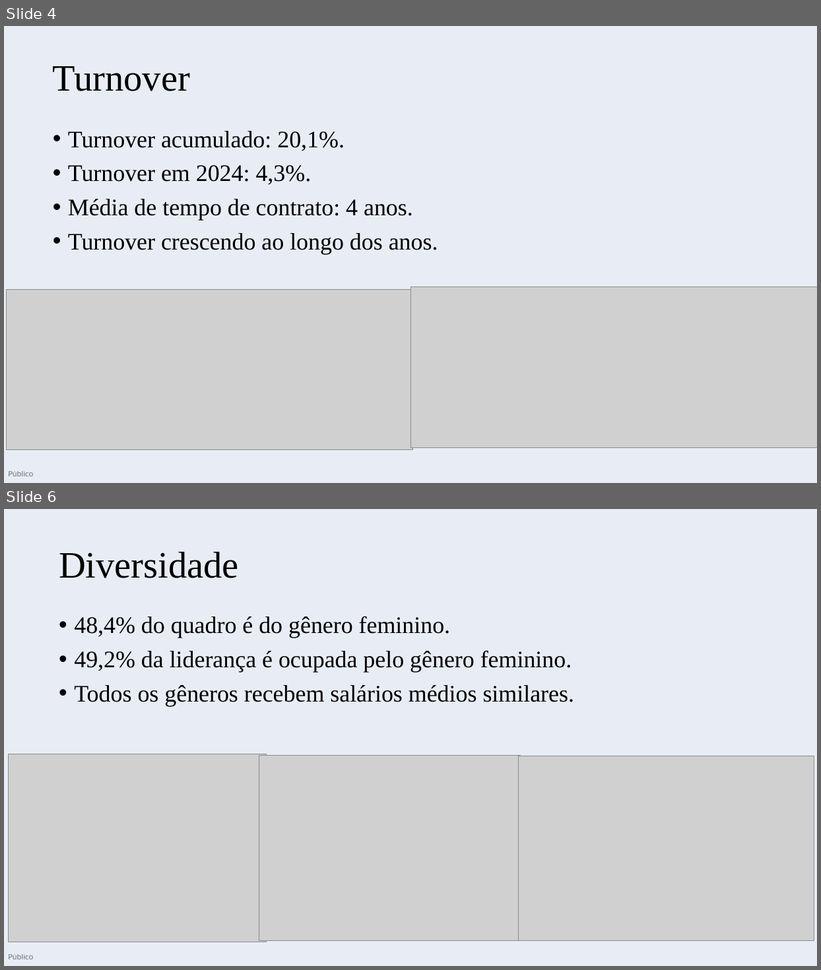
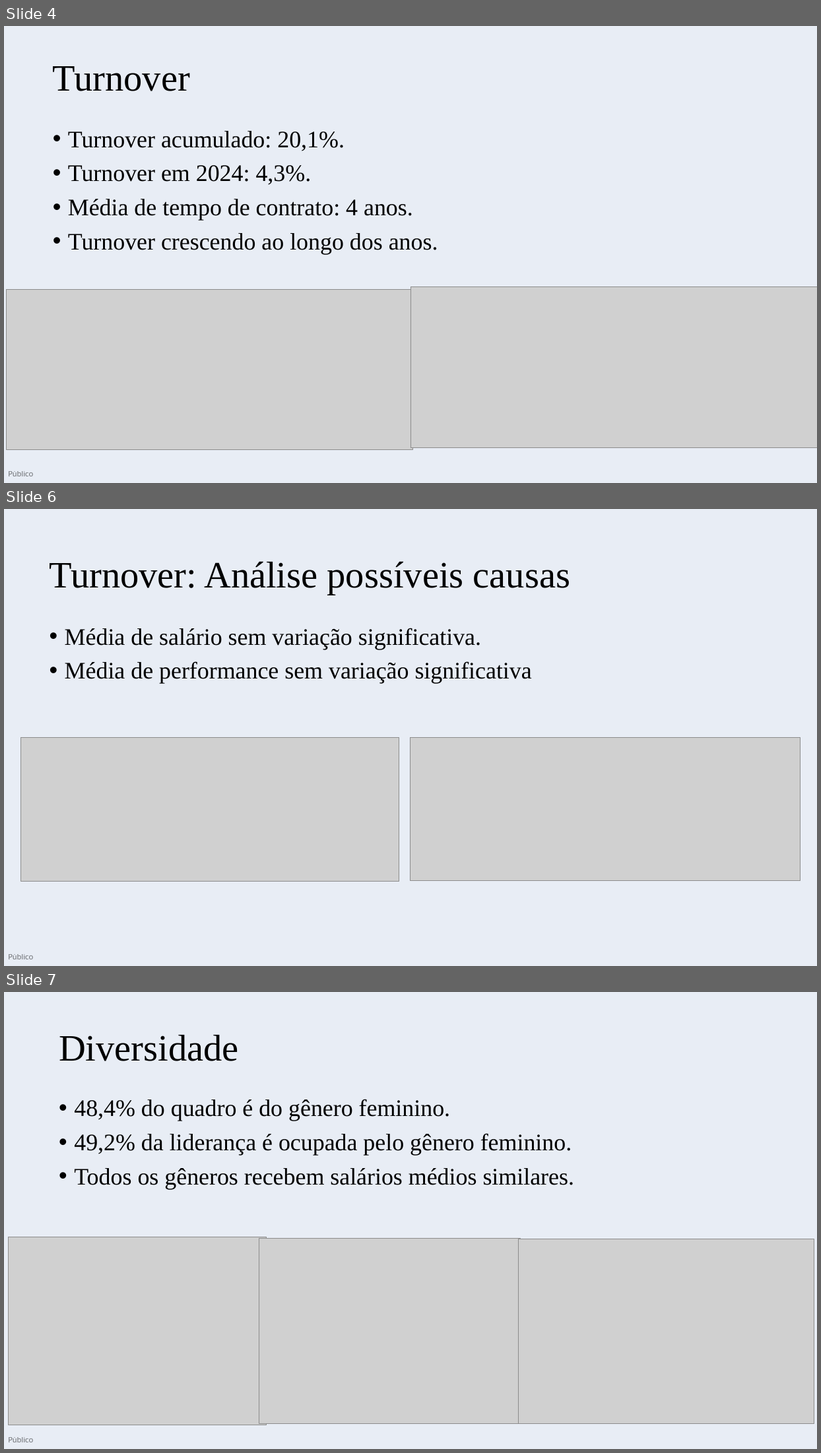
Before and after one commit to ViniAndrade11/case-dasa, a slide deck: apresentacao.pptx. Shown one above the other, each under a label of ours: slides 4 and 6 before the commit, slides 4, 6 and 7 after it; the slides between them are not shown. The pictures are 821x970 and 821x1453 pixels, drawn with LibreOffice and Linux fonts; fonts in the diff are those of the drawing; grey boxes stand for pictures. Boxes give left, top, right and bottom in pixels: in the first picture for what was removed or moved away, otherwise in the second. Text is boxed around its words. In the diff, an @@ line names an element or a change of style, - is before the commit and + after.

Commit message:
ajustes final apresentação com inclusão de turnover por performance

```diff
--- a/apresentacao.pptx
+++ b/apresentacao.pptx
@@ slide 6 added at (x1=4, y1=509, x2=817, y2=966), background #E8EDF5; not listed: 1 template element that a slide beside it also shows @@
@@ title added at (x1=50, y1=561, x2=570, y2=595), 44 pt, text #000000 @@
+Turnover: Análise possíveis causas
@@ text added at (x1=65, y1=628, x2=532, y2=684), 28 pt, text #000000 @@
+• Média de salário sem variação significativa.
+• Média de performance sem variação significativa
@@ picture added at (x1=20, y1=738, x2=399, y2=882) @@
@@ picture added at (x1=411, y1=738, x2=801, y2=881) @@
@@ what was slide 6 is now slide 7 @@
```
Also in this commit, not shown: 2 slides changed.
